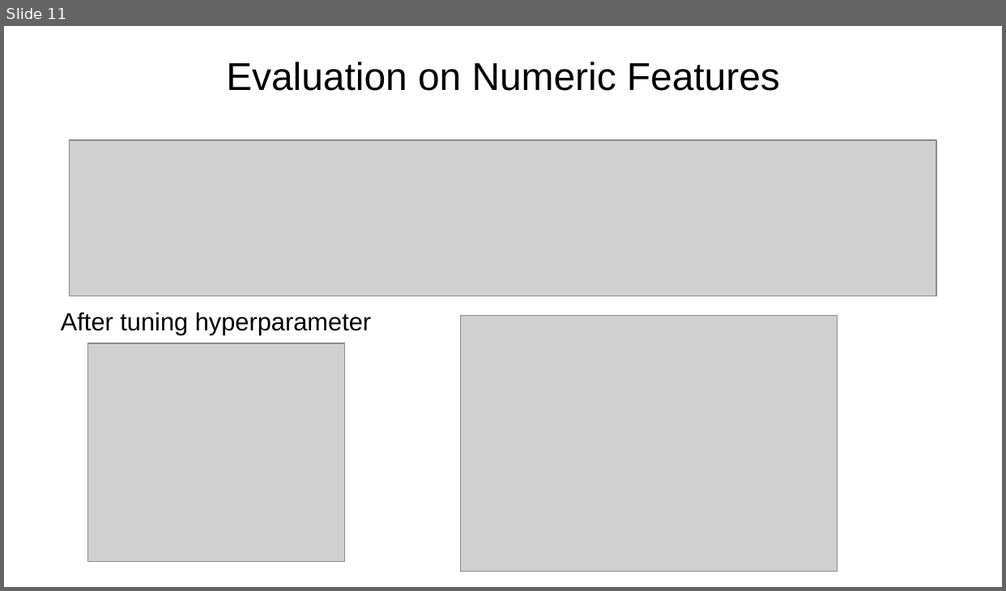
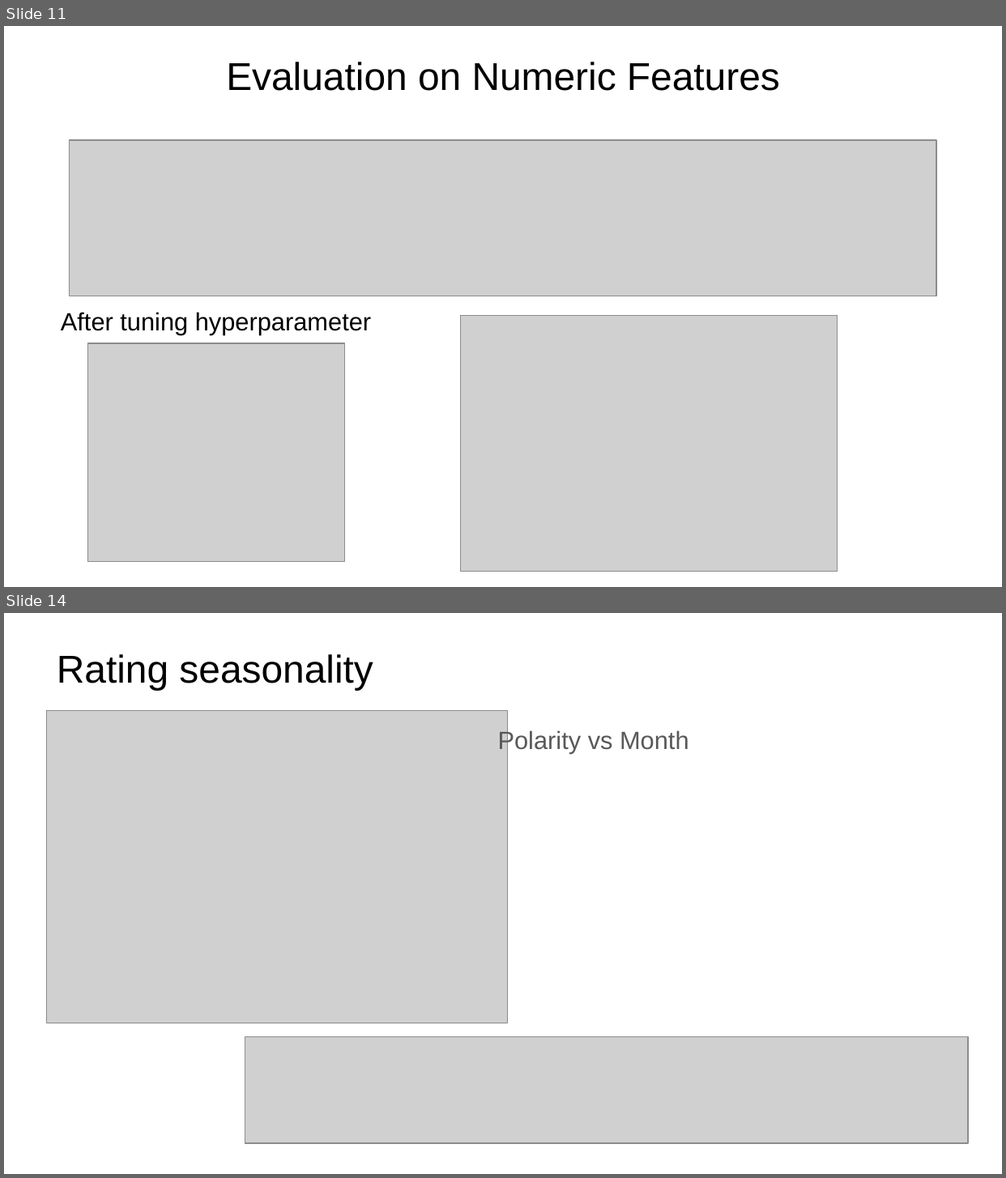
Before and after one commit to GoldExperience/DataMining_Assignment, a slide deck: presentation/Slides/Data mining for listings.pptx. Shown one above the other, each under a label of ours: slide 11 before the commit, slides 11 and 14 after it; the slides between them are not shown. The pictures are 1006x591 and 1006x1178 pixels, drawn with LibreOffice and Linux fonts; fonts in the diff are those of the drawing; grey boxes stand for pictures. Boxes give left, top, right and bottom in pixels: in the first picture for what was removed or moved away, otherwise in the second. Text is boxed around its words. In the diff, an @@ line names an element or a change of style, - is before the commit and + after.

```diff
--- a/presentation/Slides/Data mining for listings.pptx
+++ b/presentation/Slides/Data mining for listings.pptx
@@ slide 14 added at <box>4,613,1002,1174</box>, background #FFFFFF @@
@@ title added at <box>57,654,373,690</box>, 28 pt, text #000000 @@
+Rating seasonality
@@ picture added at <box>47,711,508,1024</box> @@
@@ text added at <box>498,730,689,754</box>, 18 pt, text #595959 @@
+Polarity vs Month
@@ picture added at <box>245,1037,968,1144</box> @@
```
Also in this commit, not shown: 2 other slides added, 13 other files.
